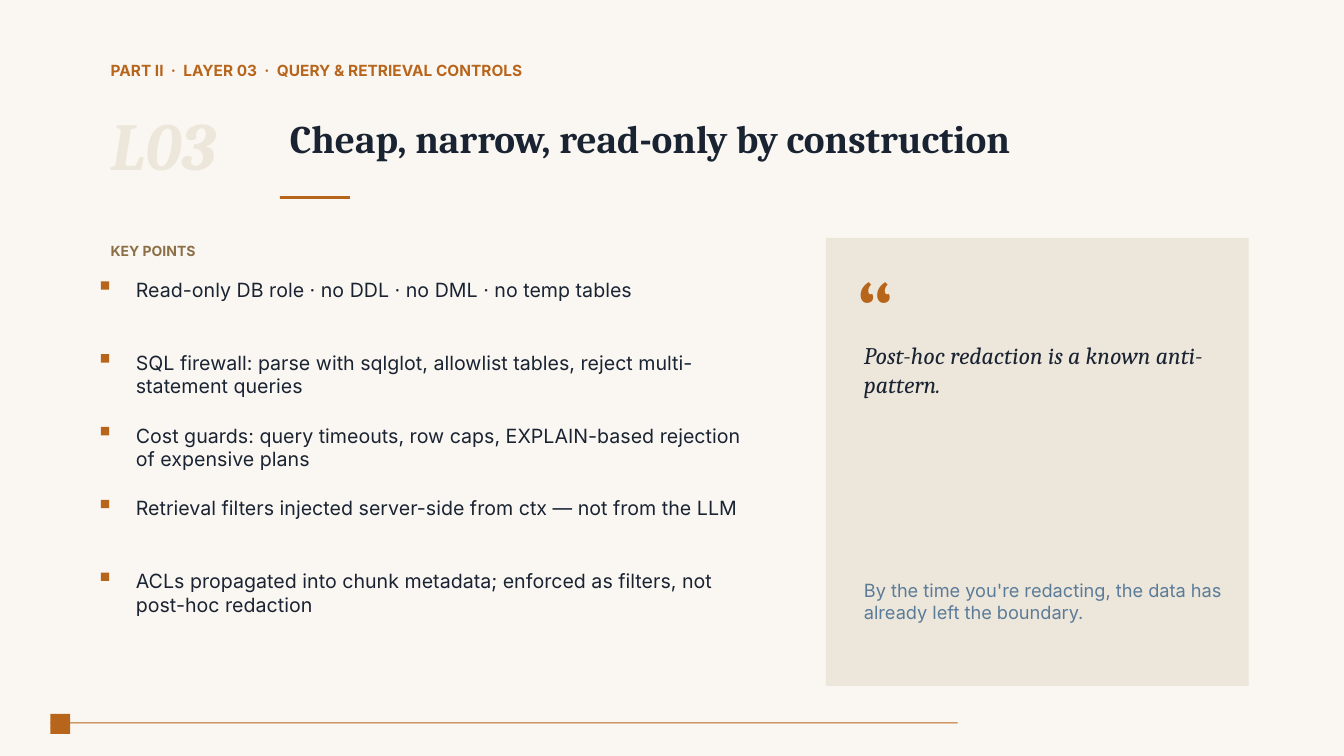
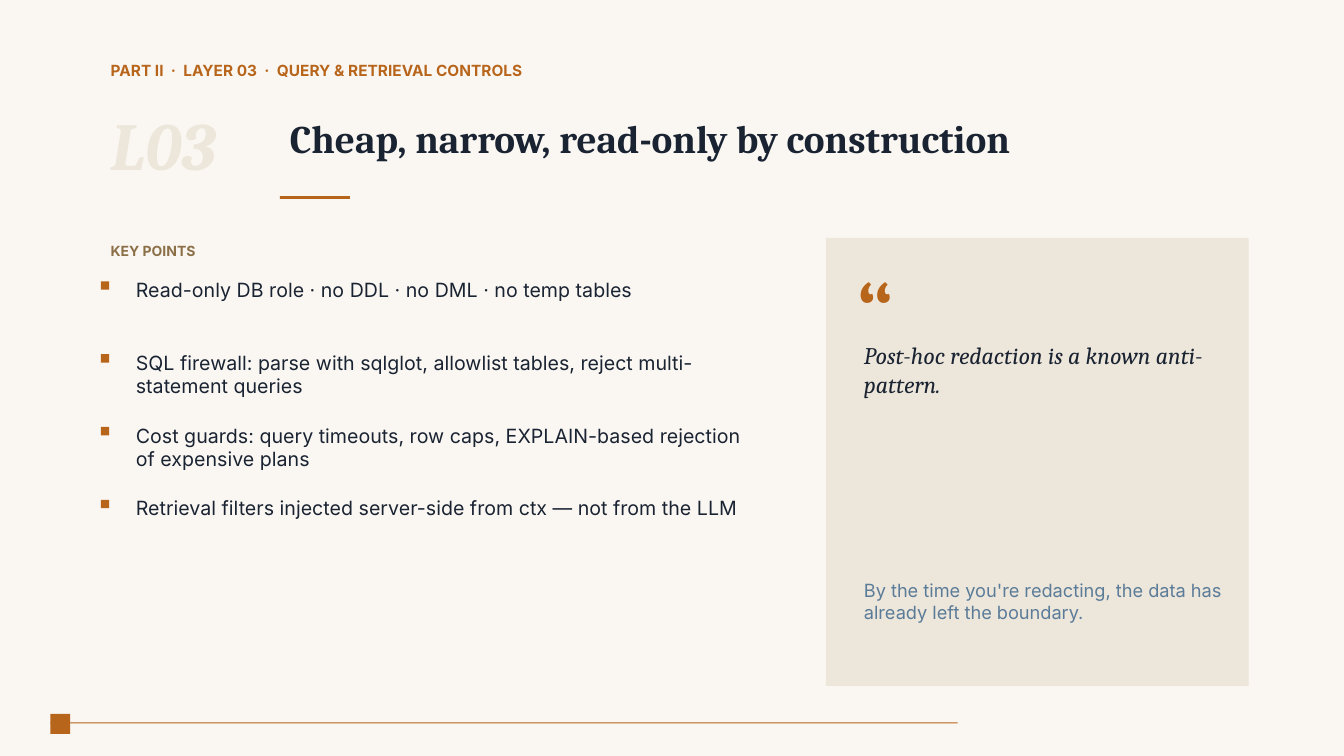
Before and after one commit to srsubramanian/AgentHub-Starter, a slide deck: slide 9 of Claude-by-Anthropic-for-PowerPoint.pptx. Drawn at 1344x756 pixels with LibreOffice and Linux fonts; fonts in the diff are those of the drawing. Boxes give left, top, right and bottom in pixels: in the first picture for what was removed or moved away, otherwise in the second. Text is boxed around its words. In the diff, an @@ line names an element or a change of style, - is before the commit and + after.

```diff
--- a/Claude-by-Anthropic-for-PowerPoint.pptx
+++ b/Claude-by-Anthropic-for-PowerPoint.pptx
@@ rectangle removed at (101, 573, 109, 581) @@
@@ text removed at (136, 573, 712, 616) @@
-ACLs propagated into chunk metadata; enforced as filters, not post-hoc redaction
```
Also in this commit, not shown: 9 other slides changed, 10 slides removed, 2 other files.
